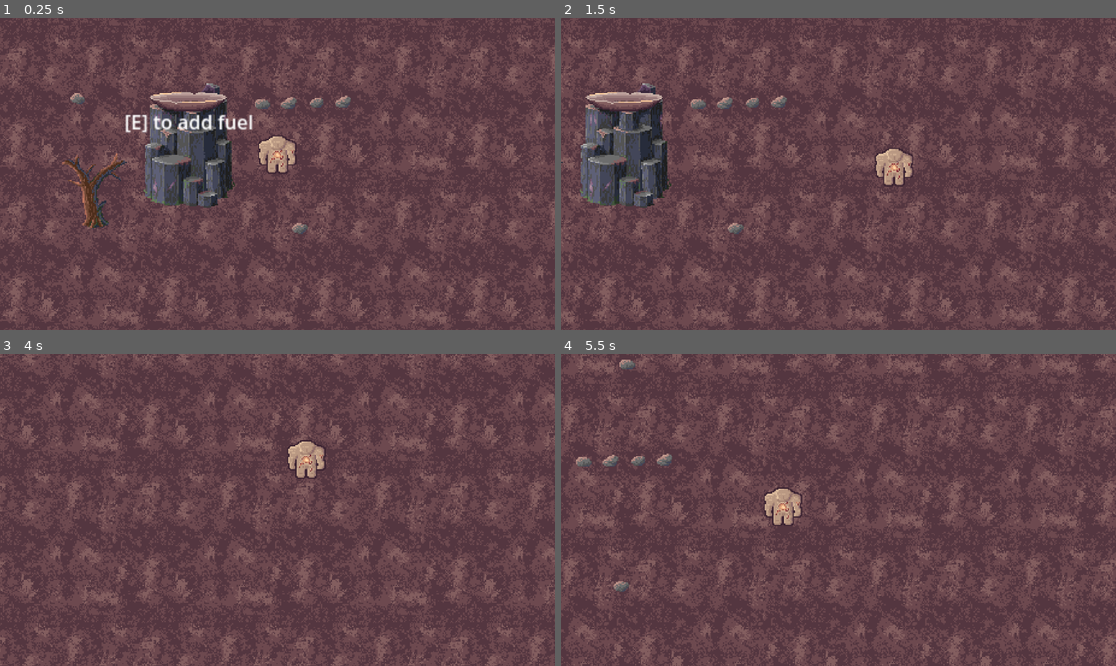
Above: before the commit, frames 1-4 (two rows, left to right).
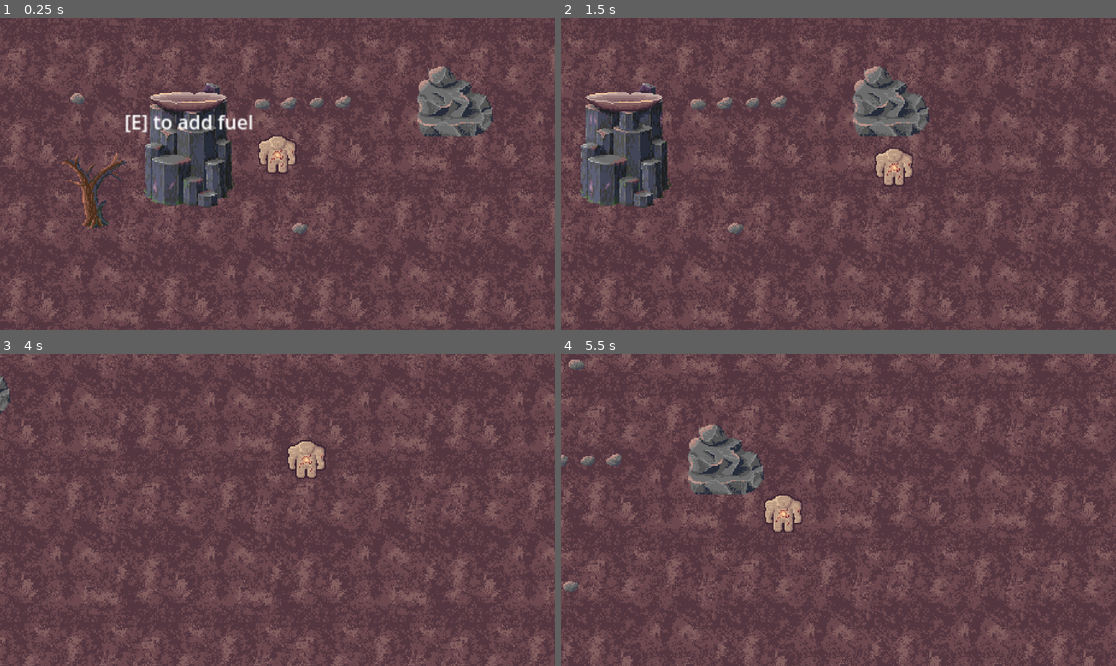
Above: after the commit, the same moments.

Repository: ShadowDragon5/eclipse
Game: Godot game, scene res://scenes/world.tscn
Two runs of this game, one before a commit and one after it. Both use one fixed random seed, a clock stepped at 60 frames per second and the inputs below.
Inputs (mouse positions are in pixels of both pictures, inside the frame that each line leads up to):
- Up to frame 1 (0.25 s): no input
- Up to frame 2 (1.5 s): tap Enter at 0.5 s; move the mouse to (960, 158) at 0.52 s; hold Right (ui_right) 0.53-1.28 s; hold E (interact) 0.53-1.28 s; click (960, 158) at 0.67 s; move the mouse to (727, 189) at 1.27 s; hold Down (ui_down) from 1.28 s (still down); tap E (interact) at 1.35 s
- Up to frame 3 (4 s): move the mouse to (333, 441) at 2.02 s; release Down (ui_down) at 2.03 s; hold Right (ui_right) 2.03-2.78 s; hold E (interact) 2.03-2.78 s; move the mouse to (249, 572) at 2.77 s; hold Up (ui_up) 2.78-3.53 s; tap E (interact) at 2.85 s; click (249, 572) at 2.92 s; move the mouse to (444, 556) at 3.52 s; hold Left (ui_left) from 3.53 s (still down); hold E (interact) from 3.53 s (still down)
- Up to frame 4 (5.5 s): move the mouse to (672, 463) at 4.27 s; release E (interact) at 4.28 s; tap E (interact) at 4.35 s; move the mouse to (866, 510) at 5.02 s; release Left (ui_left) at 5.03 s; hold Down (ui_down) from 5.03 s (still down); hold E (interact) from 5.03 s (still down); click (866, 510) at 5.17 s

The runs differ from the first frame. In frame 1, 2.1% of the frame differs, in the area x 75-89%, y 15-39%; in frame 2, 2.1%; in frame 3, 0.1%; in frame 4, 35%, in the area x 0-100%, y 0-100%.

Commit message:
Add boulder

Diff:
--- /dev/null
+++ b/scenes/objects/boulder.tscn
@@ -0,0 +1,36 @@
+[gd_scene load_steps=3 format=3 uid="uid://c3u30wb3d7d53"]
+
+[ext_resource type="Texture2D" uid="uid://dxvyib7r51d7c" path="res://assets/sprites/boulder.png" id="1_f36rn"]
+
+[sub_resource type="CapsuleShape2D" id="CapsuleShape2D_8reu6"]
+radius = 8.0
+height = 64.0
+
+[node name="Boulder" type="StaticBody2D"]
+
+[node name="Sprite2D" type="Sprite2D" parent="."]
+texture_filter = 1
+position = Vector2(2.08165e-12, -8)
+texture = ExtResource("1_f36rn")
+offset = Vector2(2.08165e-12, -24)
+metadata/_aseprite_wizard_config_ = {
+"i_mode": 1,
+"keep_anim_length": false,
+"layer": "",
+"o_ex_p": "",
+"o_folder": "res://assets/sprites",
+"o_name": "",
+"only_visible": false,
+"player": "",
+"slice": "",
+"source": "res://assets/aseprite/boulder.aseprite"
+}
+metadata/_aseprite_wizard_interface_config_ = {
+"output_section": true
+}
+metadata/_aseprite_wizard_source_file_hash_ = "2311bc53611ad0377a5f279c47230f01"
+
+[node name="CollisionShape2D" type="CollisionShape2D" parent="."]
+position = Vector2(2.08165e-12, -8)
+rotation = -1.5708
+shape = SubResource("CapsuleShape2D_8reu6")
--- a/scenes/world.tscn
+++ b/scenes/world.tscn
@@ -7,6 +7,7 @@
 [ext_resource type="Texture2D" uid="uid://bjyn7wv0tx6uh" path="res://assets/sprites/background.png" id="4_5u4fr"]
 [ext_resource type="Script" path="res://scripts/background.gd" id="5_kiald"]
 [ext_resource type="PackedScene" uid="uid://tdawhwedsanv" path="res://scenes/objects/pebble_collectable.tscn" id="6_2oify"]
+[ext_resource type="PackedScene" uid="uid://c3u30wb3d7d53" path="res://scenes/objects/boulder.tscn" id="8_0odco"]
 
 [sub_resource type="TileSetAtlasSource" id="TileSetAtlasSource_ra1yg"]
 texture = ExtResource("4_5u4fr")
@@ -80,3 +81,6 @@
 
 [node name="Pebble7" parent="." instance=ExtResource("6_2oify")]
 position = Vector2(128, -68)
+
+[node name="Boulder" parent="." instance=ExtResource("8_0odco")]
+position = Vector2(221, -36)
Binary file added: assets/aseprite/boulder.aseprite
Not shown, added: assets/aseprite/boulder.aseprite.import
Binary file added: assets/sprites/boulder.png
Not shown, added: assets/sprites/boulder.png.import
Not shown: 1 places in scenes/world.tscn that only renumber resources
